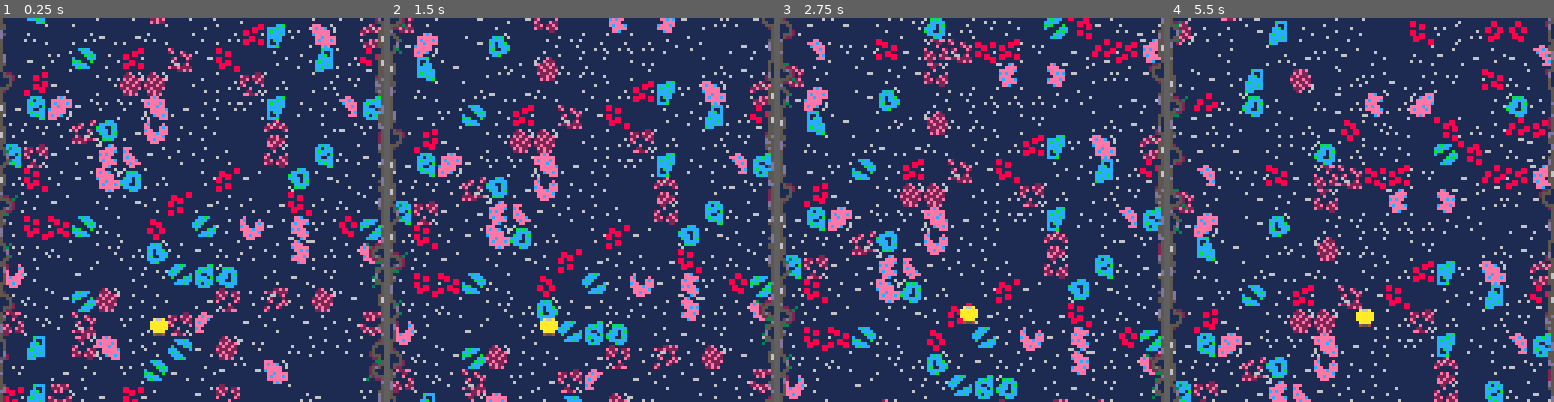
Above: before the commit, frames 1-4 (left to right).
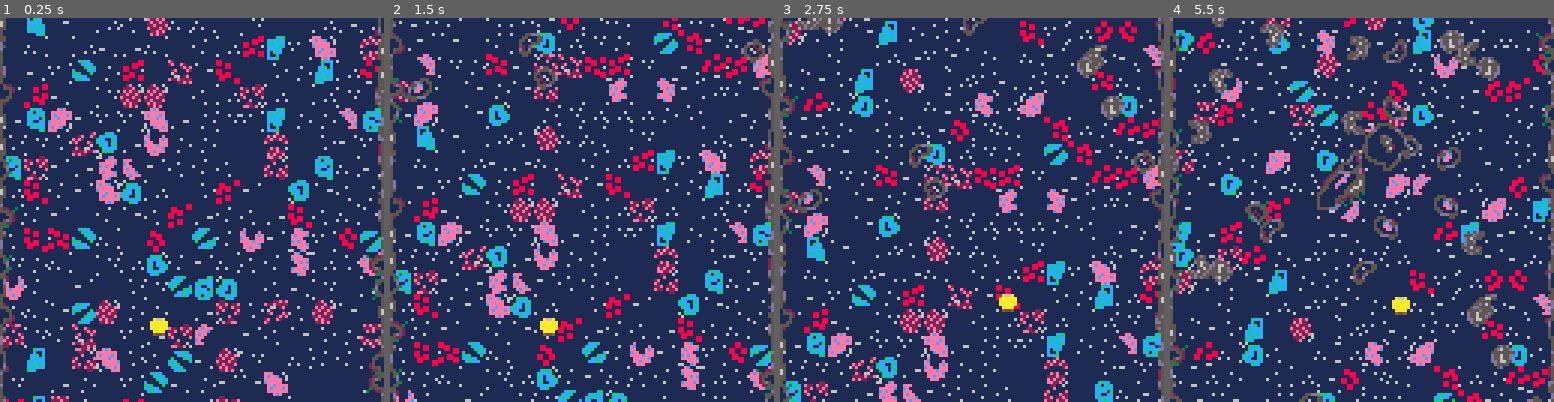
Above: after the commit, the same moments.

Repository: Mister-Oatbread/pico8_drg_game
Game: PICO-8 cartridge drg.p8
Two runs of this game, one before a commit and one after it. Both use one fixed random seed, a clock stepped at 60 frames per second and the inputs below.
Inputs:
- Up to frame 1 (0.25 s): no input
- Up to frame 2 (1.5 s): tap X (X key) at 0.33, 1.07 s; tap O (Z key) at 0.7 s
- Up to frame 3 (2.75 s): hold Right 1.6-2.1 s; tap O (Z key) at 1.7, 2.1, 2.5 s; tap X (X key) at 1.85 s; hold Up 2.15-2.42 s; hold Right from 2.47 s (still down)
- Up to frame 4 (5.5 s): tap O (Z key) every 0.4 s from 2.9 to 5.3 s; tap X (X key) at 2.97, 4.08, 5.2 s; release Right at 3.03 s; hold Left 3.08-3.58 s; hold Down 3.63-3.97 s; hold Right 4.02-4.68 s; hold Up 4.73-5.03 s; hold Left from 5.08 s (still down)

The runs differ from the first frame. In frame 1, 30% of the frame differs, in the area x 0-100%, y 0-100%; in frame 2, 34%; in frame 3, 34%; in frame 4, 35%.

Commit message:
added obstacle spawning, collisions are now performant enough

Diff:
--- a/drg.p8
+++ b/drg.p8
@@ -3,6 +3,7 @@
 __lua__
 #include main.lua
 #include map.lua
+#include obstacles.lua
 #include player.lua
 
 
--- a/main.lua
+++ b/main.lua
@@ -2,11 +2,13 @@
 
 function _init()
     initialize_map();
+    initialize_obstacles();
     initialize_player();
 end
 
 function _update()
     update_map();
+    update_obstacles();
     move_player();
 end
 
@@ -14,5 +16,6 @@
     cls();
     camera(101,101);
     draw_map();
+    draw_obstacles();
     draw_player();
 end
--- a/map.lua
+++ b/map.lua
@@ -5,6 +5,7 @@
 -- takes x,y coord and creates a random base sprite with a 70% chance,
 -- or special sprite else
 function _produce_map_entity(x_coord, y_coord)
+    local sprite_list;
     if (rnd(1) < .75) then
         sprite_list = map_sprites_base;
     else
--- /dev/null
+++ b/obstacles.lua
@@ -0,0 +1,83 @@
+
+
+-- this file takes care of spawning obstacles
+
+-- takes x,y coord and creates a random obstacle
+function _produce_obstacle_entity(x_coord,y_coord)
+    local sprite_list;
+    local health;
+    local size;
+    if (rnd(1) < .95) then
+        sprite_list = obstacle_sprites_small;
+        health = obstacle_health.small;
+        size = obstacle_size.small;
+    else
+        sprite_list = obstacle_sprites_big;
+        health = obstacle_health.big;
+        size = obstacle_size.big;
+    end
+
+    local x_flip = rnd(2) < 1;
+    local y_flip = rnd(2) < 1;
+
+    local sprite = sprite_list[flr(rnd(#sprite_list))+1];
+    return {
+        sprite=sprite,
+        x_coord=x_coord,
+        y_coord=y_coord,
+        health=health,
+        size=size,
+        x_flip=x_flip,
+        y_flip=y_flip,
+    };
+end
+
+-- initialize obstacles, none should be there at the beginning
+-- chonkers can't be destroyed
+function initialize_obstacles()
+    obstacles = {};
+    obstacle_sprites_small = {67,68,83,84,99,100,115,116};
+    obstacle_sprites_big = {69,71,101,103};
+    obstacle_sprites_chonker = {77};
+    obstacle_health = {small=30,big=90,chonker=4000};
+    obstacle_size = {small=1,big=2,chonker=2};
+    obstacle_spawn_chance = .2;
+end
+
+-- updates all obstacles and constructs/destructs new ones
+function update_obstacles()
+    -- shift all down
+    local i = 1;
+    while (#obstacles>=i) do
+        obstacles[i].y_coord+=1;
+        if obstacles[i].y_coord>=235 then
+            deli(obstacles,i);
+        end
+        i+=1;
+    end
+    if (rnd(1) < obstacle_spawn_chance) then
+        x_coord = flr(rnd(120))+101;
+        add(obstacles, _produce_obstacle_entity(x_coord,81));
+    end
+end
+
+-- paint all obstacles
+function draw_obstacles()
+    local sprite;
+    local x_coord;
+    local y_coord;
+    local size;
+    local x_flip;
+    local y_flip;
+    if #obstacles > 0 then
+        for i=1,#obstacles do
+            sprite = obstacles[i].sprite;
+            x_coord = obstacles[i].x_coord;
+            y_coord = obstacles[i].y_coord;
+            size = obstacles[i].size;
+            x_flip = obstacles[i].x_flip;
+            y_flip = obstacles[i].y_flip;
+            spr(sprite,x_coord,y_coord,size,size,x_flip,y_flip);
+        end
+    end
+end
--- a/player.lua
+++ b/player.lua
@@ -23,13 +23,22 @@
         },
         x_pos = 150,
         y_pos = 200,
-        collision_points = {},
+        collision_points = {left={},right={},top={}},
         has_collision = {
             left=false,
             right=false,
             top=false,
         };
+        at = {
+            top_border = false,
+            bottom_border = false,
+        },
     };
+    for i=1,8 do
+        add(player.collision_points.left, {x=0,y=0});
+        add(player.collision_points.right, {x=0,y=0});
+        add(player.collision_points.top, {x=0,y=0});
+    end
 end
 
 -- checks inputs and writes them to the state of the player
@@ -73,7 +82,6 @@
             break;
         end
     end
-    flip();
 end
 
 -- handles moving the player around
@@ -81,34 +89,57 @@
     _get_input();
     _update_player_collision_points();
     _find_terrain_collision();
+    _check_map_bounds();
     if player.is_moving.up and not player.has_collision.top then
-        player.y_pos -= 1 end;
+        if not(player.at.top_border) then
+            player.y_pos -= 1;
+        end
+    end;
     if player.is_moving.down then
-        player.y_pos += 1 end;
+        player.y_pos += 1;
+    end;
     if player.is_moving.left and not player.has_collision.left then
-        player.x_pos -= 1 end;
+        player.x_pos -= 1;
+    end;
     if player.is_moving.right and not player.has_collision.right then
-        player.x_pos += 1 end;
+        player.x_pos += 1;
+    end;
     if player.has_collision.top then
-        player.y_pos += 1 end;
+        player.y_pos += 1;
+    end;
 end
 
--- this function calculates the player collision points
-function _update_player_collision_points();
-    player.collision_points = {left={},right={},top={}};
-
+-- this function calculates the player collision points based on the current
+-- player position
+function _update_player_collision_points()
     -- left flank
+    local i;
+    i=1;
     for y=player.y_pos,player.y_pos+7 do
-        add(player.collision_points.left, {x=player.x_pos-1,y=y});
+        player.collision_points.left[i].x=player.x_pos-1;
+        player.collision_points.left[i].y=y;
+        i+=1;
     end
     -- right flank
+    i=1;
     for y=player.y_pos,player.y_pos+7 do
-        add(player.collision_points.right, {x=player.x_pos+8,y=y});
+        player.collision_points.right[i].x=player.x_pos+8;
+        player.collision_points.right[i].y=y;
+        i+=1;
     end
     -- top flank
+    i=1;
     for x=player.x_pos,player.x_pos+7 do
-        add(player.collision_points.top, {x=x,y=player.y_pos-1});
+        player.collision_points.top[i].x=x;
+        player.collision_points.top[i].y=player.y_pos-1;
+        i+=1;
     end
+end
+
+-- this function updates if the player would be leaving the map
+function _check_map_bounds()
+    player.at.top_border = player.y_pos <= 102;
+    player.at.bottom_border = player.y_pos >= 220;
 end
 
 -- draws player based on current state
Not shown, changed: 24 lines of the sprite sheet (__gfx__) section of drg.p8
